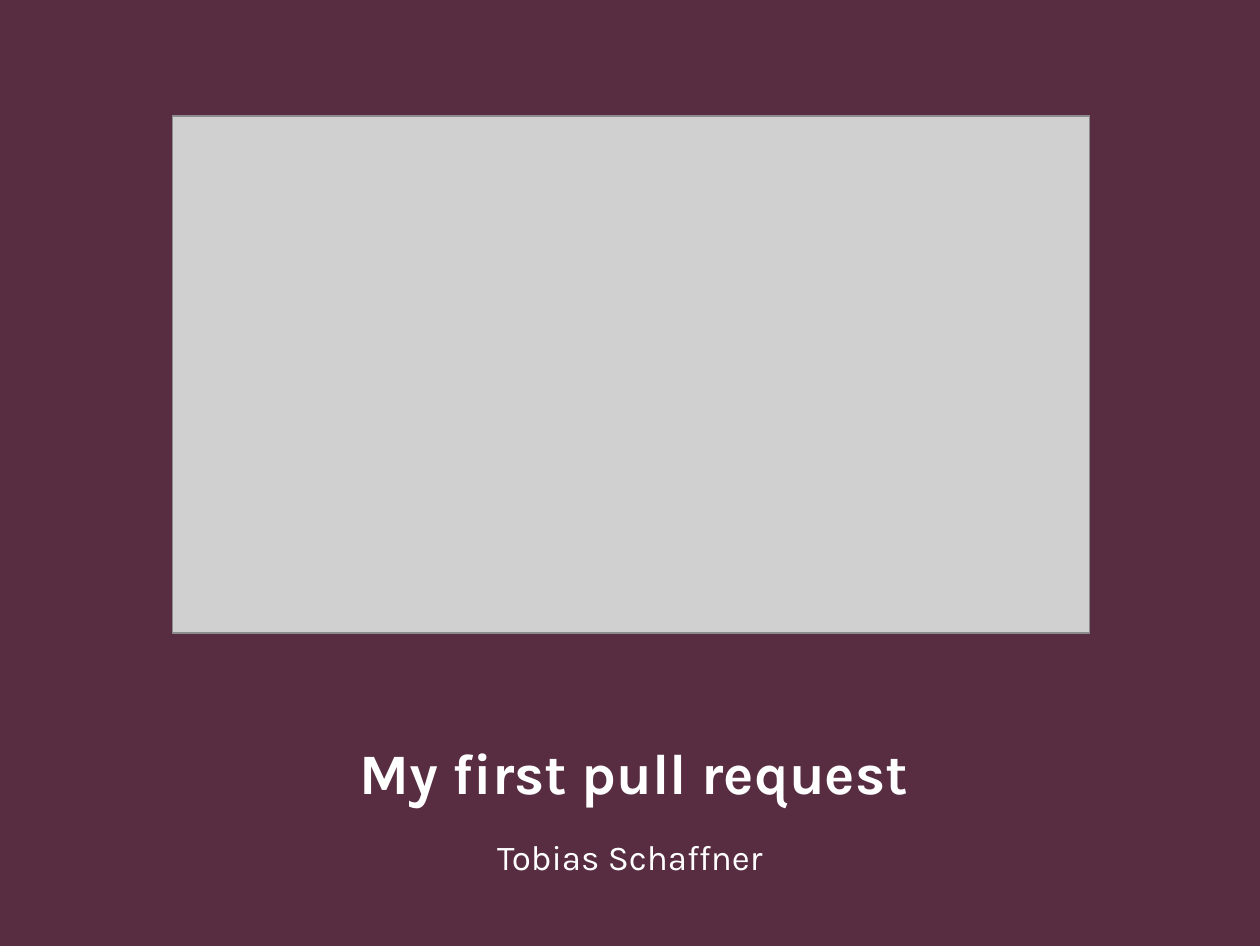
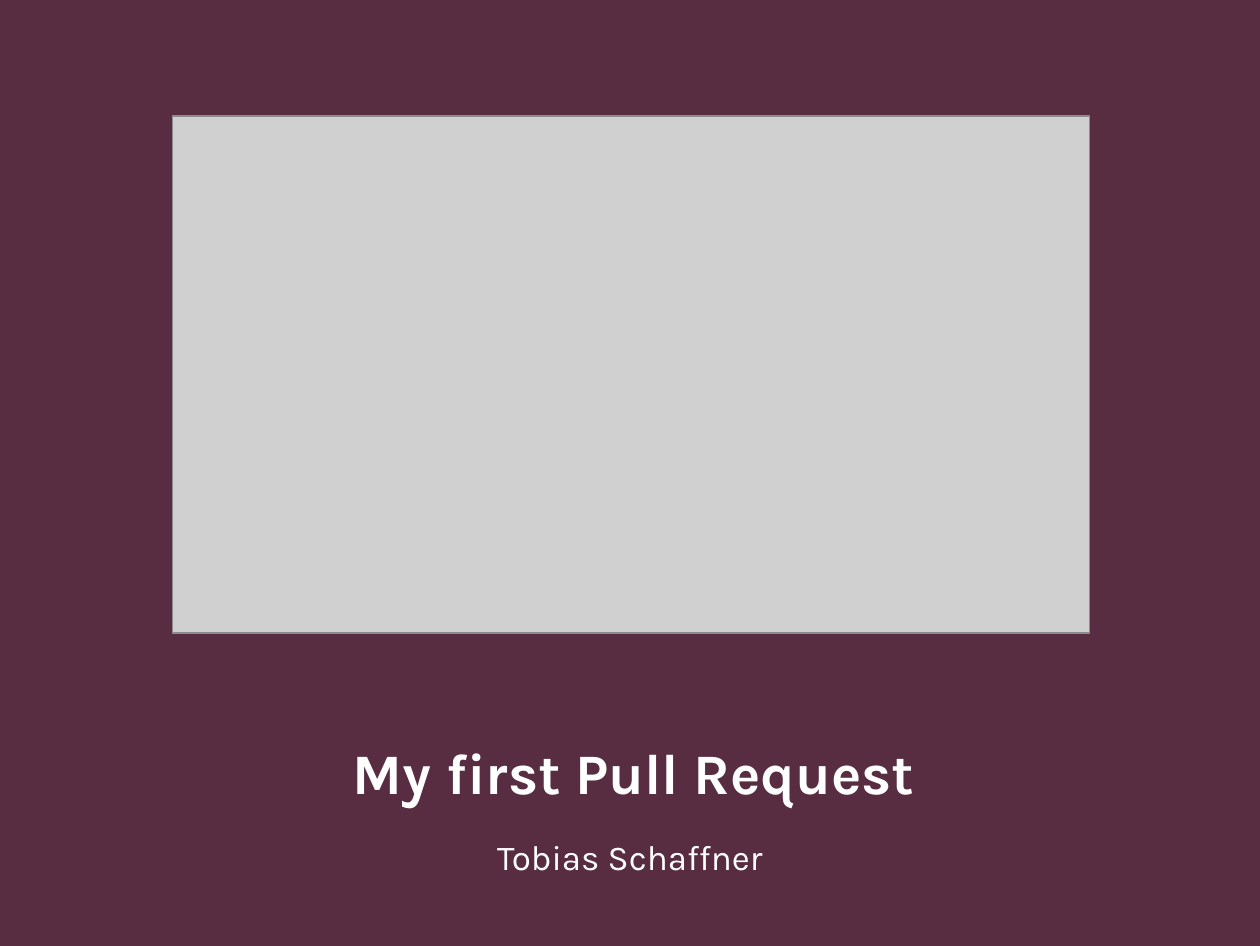
Before and after one commit to HacktoberfestMunich/Presentations, a slide deck: slide 5 of firstPR2020/firstPR.odp (slide 1 before the commit). Drawn at 1260x946 pixels with LibreOffice and Linux fonts; fonts in the diff are those of the drawing; grey boxes stand for pictures. Boxes give left, top, right and bottom in pixels: in the first picture for what was removed or moved away, otherwise in the second. Text is boxed around its words. In the diff, an @@ line names an element or a change of style, - is before the commit and + after.

```diff
--- a/firstPR2020/firstPR.odp
+++ b/firstPR2020/firstPR.odp
@@ title at [353, 753, 914, 808]: text changed @@
-My first pull request
+My first Pull Request
```
Also in this commit, not shown: 4 slides added, 1 other file.
